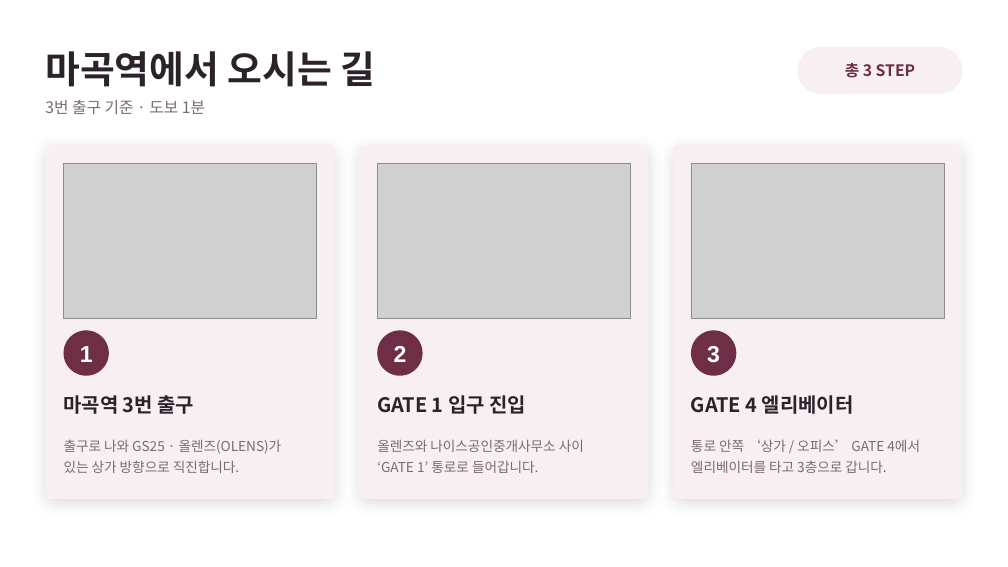
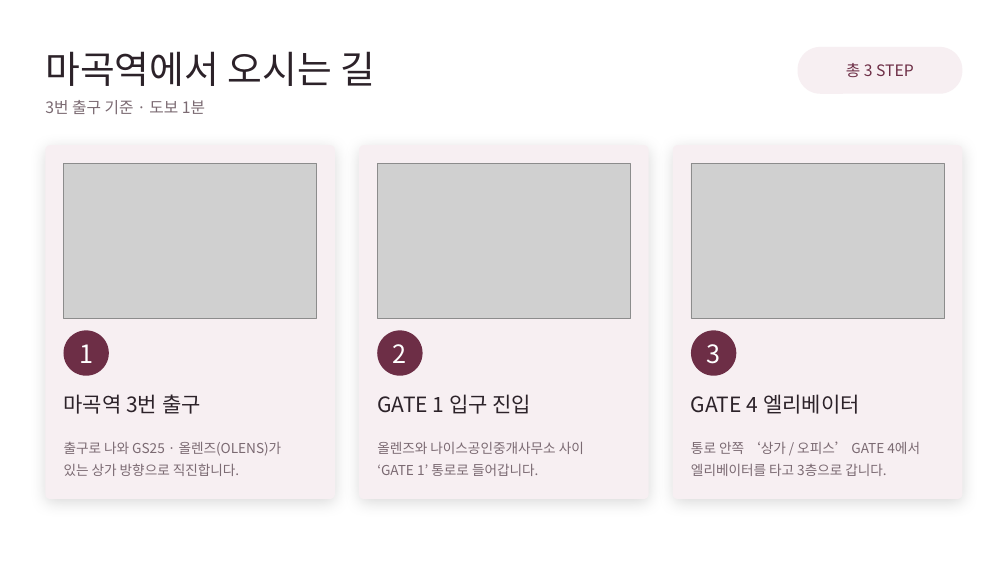
Before and after one commit to bestchoigo/-, a slide deck: slide 2 of assets/rashtogo-directions/래쉬투고_찾아오시는길.pptx. Drawn at 1008x567 pixels with LibreOffice and Linux fonts; fonts in the diff are those of the drawing; grey boxes stand for pictures. Boxes give left, top, right and bottom in pixels: in the first picture for what was removed or moved away, otherwise in the second. Text is boxed around its words. In the diff, an @@ line names an element or a change of style, - is before the commit and + after.

```diff
--- a/assets/rashtogo-directions/래쉬투고_찾아오시는길.pptx
+++ b/assets/rashtogo-directions/래쉬투고_찾아오시는길.pptx
@@ text "마곡역에서 오시는 길" at (45, 51, 375, 86): bold off @@
@@ text "총 3 STEP" at (846, 63, 914, 77): bold off @@
@@ size 22 to 24 pt, font Arial to Noto Sans CJK KR, bold off in 3 elements at (79, 344, 93, 363), (393, 344, 407, 363), (707, 344, 721, 364) @@
@@ size 19 to 20 pt, bold off in 3 elements at (64, 394, 201, 414), (377, 394, 532, 414), (691, 394, 860, 414) @@
@@ line spacing 1.25 to 1.3 in 3 elements at (64, 442, 282, 476), (377, 442, 584, 476), (691, 441, 920, 476) @@
```
Also in this commit, not shown: 2 other slides changed, 5 other files.
